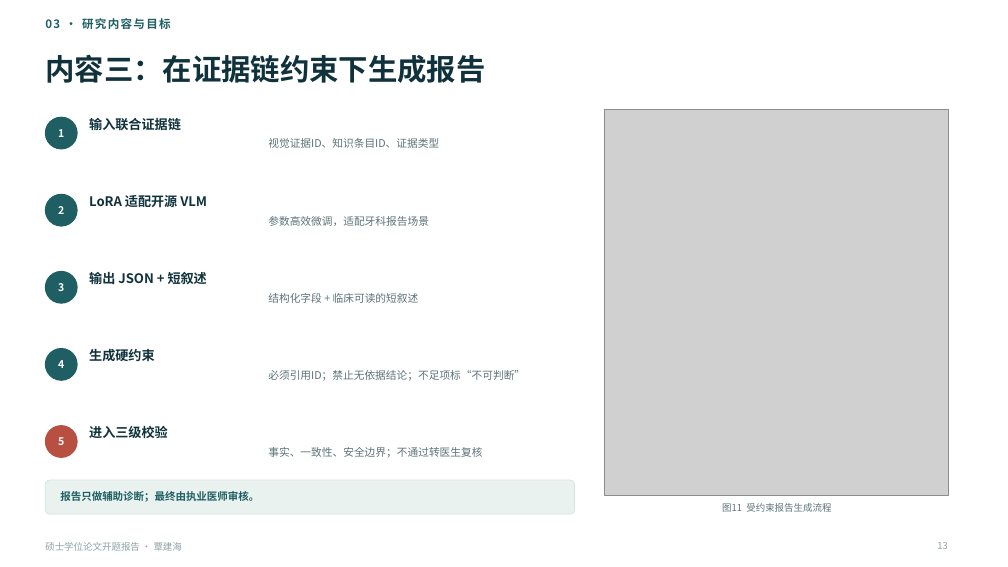
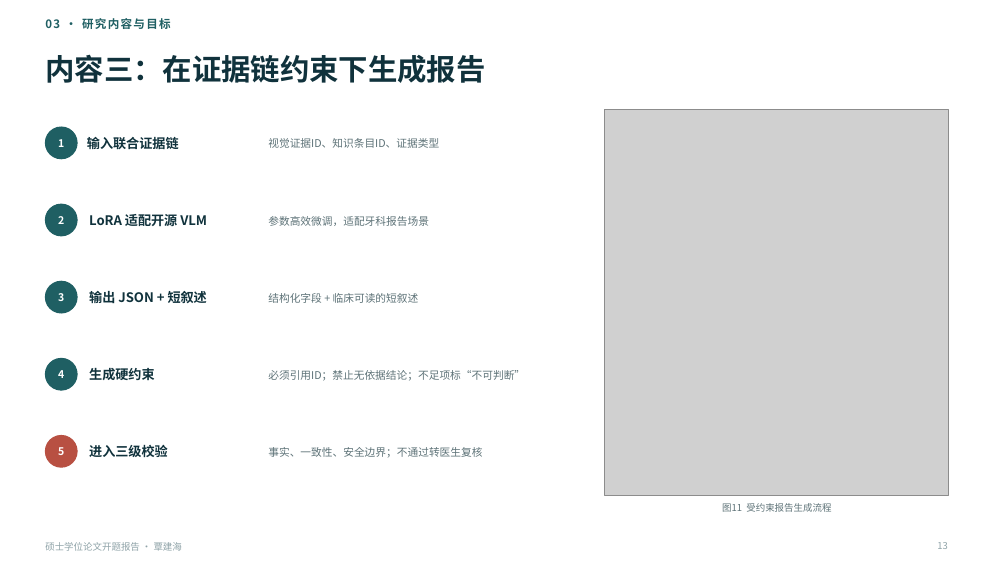
Before and after one commit to XiaoHG/medical-report-generation, a slide deck: slide 13 of ThesisProposal/draft/开题报告-cc-v3/ppt/开题报告-答辩汇报.pptx. Drawn at 1008x567 pixels with LibreOffice and Linux fonts; fonts in the diff are those of the drawing; grey boxes stand for pictures. Boxes give left, top, right and bottom in pixels: in the first picture for what was removed or moved away, otherwise in the second. Text is boxed around its words. In the diff, an @@ line names an element or a change of style, - is before the commit and + after.

```diff
--- a/ThesisProposal/draft/开题报告-cc-v3/ppt/开题报告-答辩汇报.pptx
+++ b/ThesisProposal/draft/开题报告-cc-v3/ppt/开题报告-答辩汇报.pptx
@@ 5 texts: place and size @@
-5 texts at (89, 118, 207, 439)
+5 texts at (87, 137, 207, 458)
@@ 5 texts, 5 ellipses: place and size @@
-5 texts, 5 ellipses at (45, 117, 77, 457)
+5 texts, 5 ellipses at (45, 127, 77, 467)
@@ rounded rectangle removed at (45, 480, 575, 514) @@
@@ text removed at (60, 491, 259, 502) @@
-报告只做辅助诊断；最终由执业医师审核。
```
Also in this commit, not shown: 3 other slides changed, 2 other files.
